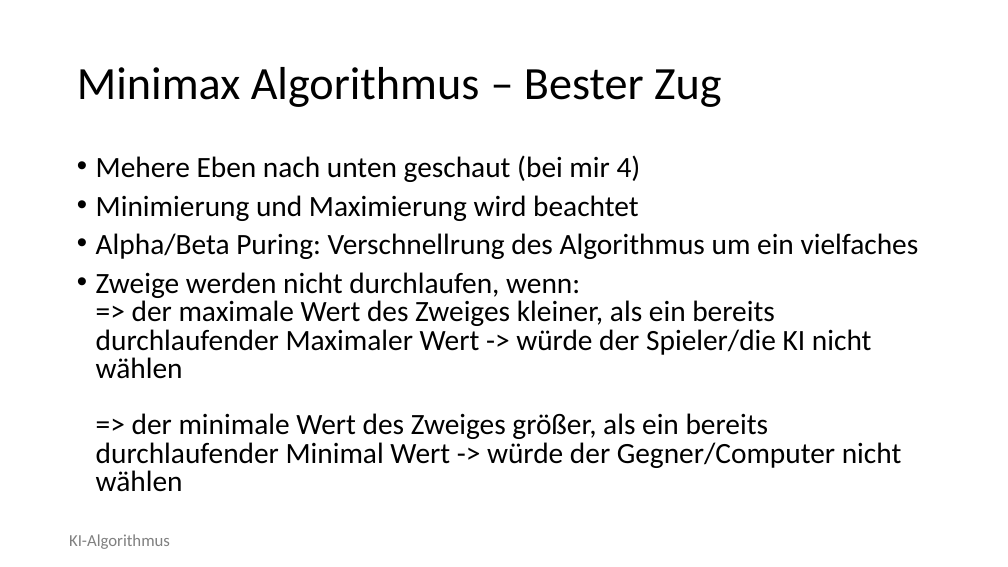
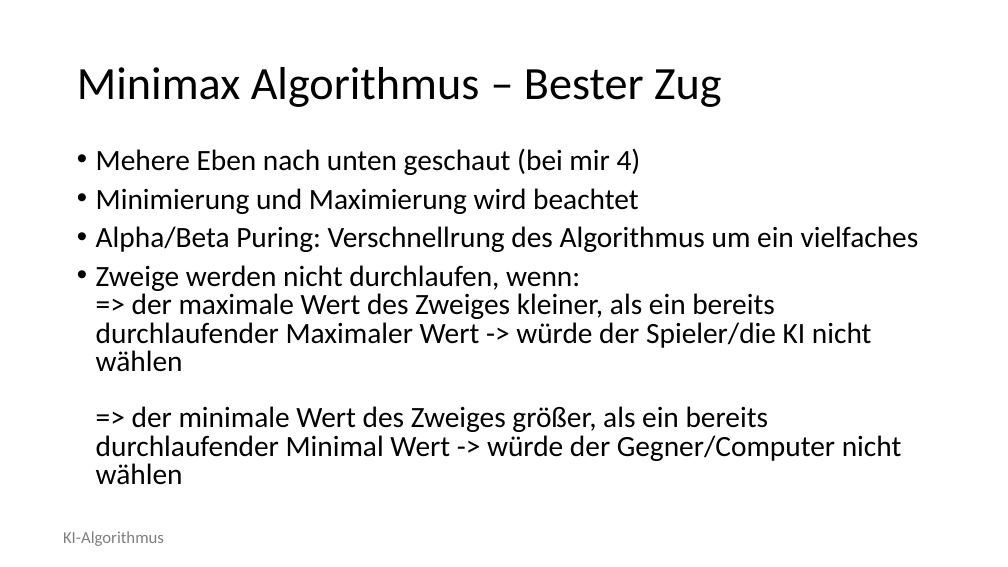
Before and after one commit to semklauke/2048, a slide deck: slide 13 of documentation/Presentation.pptx. Drawn at 1008x567 pixels with LibreOffice and Linux fonts; fonts in the diff are those of the drawing; background and template pictures are left out. Boxes give left, top, right and bottom in pixels: in the first picture for what was removed or moved away, otherwise in the second. Text is boxed around its words. In the diff, an @@ line names an element or a change of style, - is before the commit and + after.

```diff
--- a/documentation/Presentation.pptx
+++ b/documentation/Presentation.pptx
@@ text "Mehere Eben nach unten geschaut ...": place and size @@
-text "Mehere Eben nach unten geschaut ..." at (96, 155, 919, 492)
+text "Mehere Eben nach unten geschaut ..." at (96, 148, 919, 485)
@@ text "KI-Algorithmus": place and size @@
-text "KI-Algorithmus" at (69, 534, 170, 549)
+text "KI-Algorithmus" at (63, 531, 164, 546)
```
Also in this commit, not shown: 14 other slides changed, 1 other file.
